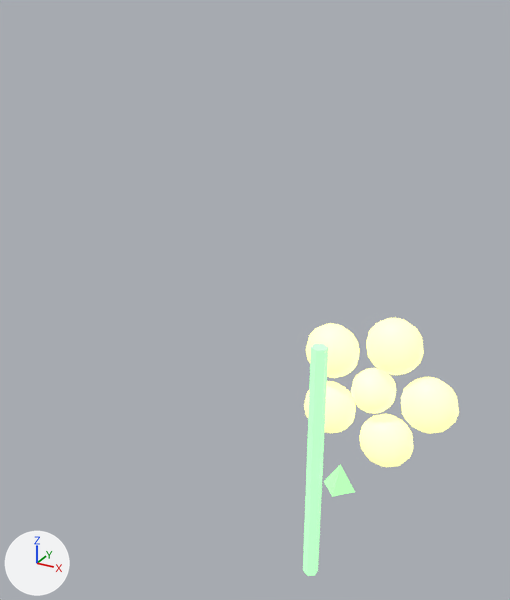
A saved change to the glTF model assets/procedural/pretty/flower_1.glb.
Rendered twice from a camera (50 mm lens) standing at (0.337, -0.596, 0.647) and looking at (-0.066, 0.137, 0.28). Every picture has the same lights, and +X, +Y and +Z are marked at lower left. The picture after the commit comes second. Where no turn or scale is listed for an object, it has been applied to the vertices. Vertices at exactly the same position are counted once.

The first picture shows 'center', 'leaf', 'petal_0', 'petal_1', 'petal_2', 'petal_3', 'petal_4', 'stem'.
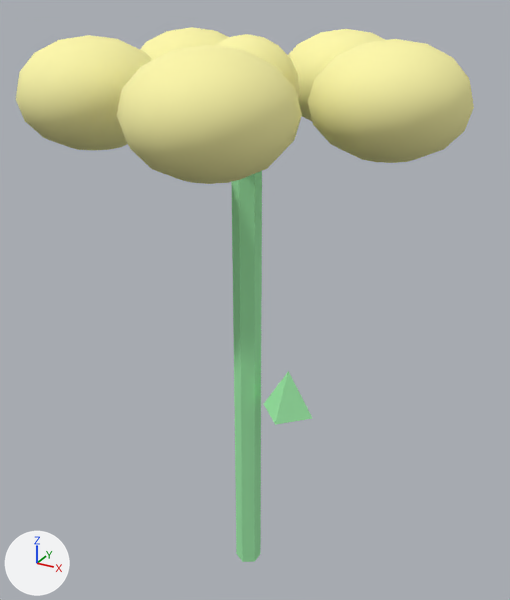
Where the newer file only moved an object's origin or applied its transform, the numbers keep the older frame.

Diff of the bpy script that builds the scene:
```diff
--- a/assets/procedural/pretty/flower_1.glb.py
+++ b/assets/procedural/pretty/flower_1.glb.py
@@ mat_flower_stem_1 @@
 mat_flower_stem_1.base_color = (0.35, 0.85, 0.4)  # green #a0edaa
-mat_flower_stem_1.emission_color = (0.35, 0.85, 0.4)  # green #a0edaa
-mat_flower_stem_1.emission_strength = 1.0
@@ mat_flower_petal_1 @@
 mat_flower_petal_1.base_color = (1.0, 0.95, 0.4)  # beige #fff9aa
-mat_flower_petal_1.emission_color = (1.0, 0.95, 0.4)  # beige #fff9aa
-mat_flower_petal_1.emission_strength = 1.0
@@ mat_flower_center_1 @@
 mat_flower_center_1.base_color = (1.0, 0.95, 0.4)  # beige #fff9aa
-mat_flower_center_1.emission_color = (1.0, 0.95, 0.4)  # beige #fff9aa
-mat_flower_center_1.emission_strength = 1.0
@@ me_柱体_004 @@
-me_柱体_004.from_pydata(...)  # 12 vertices, 20 faces; spans x -0.01..0.01, y -0.012..0.012, z -0.2..0.2
+me_柱体_004.from_pydata(...)  # 12 vertices, 20 faces; spans x -0.013..0.013, y -0.015..0.015, z -0.25..0.25
+# me_柱体_004 part 1: the whole mesh is scaled about its middle by 1.25
 me_柱体_004.materials.append(mat_flower_stem_1)
@@ me_锥体_014 @@
-me_锥体_014.from_pydata(...)  # 5 vertices, 6 faces; spans x -0.025..0.025, y -0.025..0.025, z -0.02..0.02
+me_锥体_014.from_pydata(...)  # 5 vertices, 6 faces; spans x -0.03..0.03, y -0.03..0.03, z -0.025..0.025
+# me_锥体_014 part 2: the whole mesh is scaled about its middle by (1.2, 1.2, 1.25)
 me_锥体_014.materials.append(mat_flower_leaf_1)
@@ me_球体_140 @@
-me_球体_140.from_pydata(...)  # 86 vertices, 168 faces; spans x -0.05..0.05, y -0.04..0.04, z -0.05..0.05
+me_球体_140.from_pydata(...)  # 86 vertices, 168 faces; spans x -0.03..0.11, y -0.52..-0.38, z 0.51..0.61
+# me_球体_140 part 3: the whole mesh is scaled about its middle by (1.4, 1.75, 1), then moved by (0.04, -0.45, 0.56)
 me_球体_140.materials.append(mat_flower_petal_1)
@@ me_球体_141 @@
-me_球体_141.from_pydata(...)  # 86 vertices, 168 faces; spans x -0.05..0.05, y -0.04..0.04, z -0.05..0.05
+me_球体_141.from_pydata(...)  # 86 vertices, 168 faces; spans x -0.0576..0.0824, y -0.3869..-0.2469, z 0.4149..0.5149
+# me_球体_141 part 4: the whole mesh is scaled about its middle by (1.4, 1.75, 1), then moved by (0.0124, -0.3169, 0.4649)
 me_球体_141.materials.append(mat_flower_petal_1)
@@ me_球体_142 @@
-me_球体_142.from_pydata(...)  # 86 vertices, 168 faces; spans x -0.05..0.05, y -0.04..0.04, z -0.05..0.05
+me_球体_142.from_pydata(...)  # 86 vertices, 168 faces; spans x -0.1024..0.0376, y -0.4377..-0.2977, z 0.4512..0.5512
+# me_球体_142 part 5: the whole mesh is scaled about its middle by (1.4, 1.75, 1), then moved by (-0.0324, -0.3677, 0.5012)
 me_球体_142.materials.append(mat_flower_petal_1)
@@ me_球体_143 @@
-me_球体_143.from_pydata(...)  # 86 vertices, 168 faces; spans x -0.05..0.05, y -0.04..0.04, z -0.05..0.05
+me_球体_143.from_pydata(...)  # 86 vertices, 168 faces; spans x -0.1024..0.0376, y -0.6023..-0.4623, z 0.5688..0.6688
+# me_球体_143 part 6: the whole mesh is scaled about its middle by (1.4, 1.75, 1), then moved by (-0.0324, -0.5323, 0.6188)
 me_球体_143.materials.append(mat_flower_petal_1)
@@ me_球体_144 @@
-me_球体_144.from_pydata(...)  # 86 vertices, 168 faces; spans x -0.05..0.05, y -0.04..0.04, z -0.05..0.05
+me_球体_144.from_pydata(...)  # 86 vertices, 168 faces; spans x -0.0576..0.0824, y -0.6532..-0.5132, z 0.6051..0.7051
+# me_球体_144 part 7: the whole mesh is scaled about its middle by (1.4, 1.75, 1), then moved by (0.0124, -0.5832, 0.6551)
 me_球体_144.materials.append(mat_flower_petal_1)
@@ me_球体_145 @@
-me_球体_145.from_pydata(...)  # 110 vertices, 216 faces; spans x -0.04..0.04, y -0.04..0.04, z -0.04..0.04
+me_球体_145.from_pydata(...)  # 110 vertices, 216 faces; spans x -0.05..0.05, y -0.5..-0.4, z 0.51..0.61
+# me_球体_145 part 8: the whole mesh is scaled about its middle by 1.25, then moved by (0.0, -0.45, 0.56)
 me_球体_145.materials.append(mat_flower_center_1)
@@ ob_stem @@
 ob_stem = bpy.data.objects.new('stem', me_柱体_004)
-ob_stem.location = (0.0, 0.2, 0.0)
+ob_stem.location = (0.0, 0.0, 0.25)
@@ ob_leaf @@
 ob_leaf = bpy.data.objects.new('leaf', me_锥体_014)
-ob_leaf.location = (0.04, 0.2, 0.0)
+ob_leaf.location = (0.05, 0.0, 0.25)
```

Boxes [x1, y1, x2, y2] around the edits, measured in the pictures (510 x 600 px):
'petal_4', recoloured, surface changed, moved, rescaled (244% wider, 159% taller): before [360, 414, 413, 467]; after [117, 45, 302, 184]
'petal_0', recoloured, surface changed, moved, rescaled (183% wider, 116% taller): before [401, 377, 459, 434]; after [308, 39, 474, 163]
'stem', recoloured, surface changed, moved, rescaled (23% wider, 68% taller): before [303, 344, 328, 576]; after [231, 171, 262, 562]
'petal_3', recoloured, surface changed, moved, rescaled: before [304, 381, 356, 433]; after [16, 35, 152, 150]
'petal_1', recoloured, surface changed, moved, rescaled: before [366, 318, 424, 375]; after [288, 29, 385, 121]
'petal_2', recoloured, surface changed, moved, rescaled: before [306, 323, 360, 378]; after [140, 27, 228, 60]
'center', recoloured, surface changed, moved, rescaled: before [351, 368, 396, 414]; after [214, 34, 300, 98]
'leaf', recoloured, surface changed, moved, rescaled (53% wider, 62% taller): before [324, 464, 355, 497]; after [264, 371, 312, 425]
